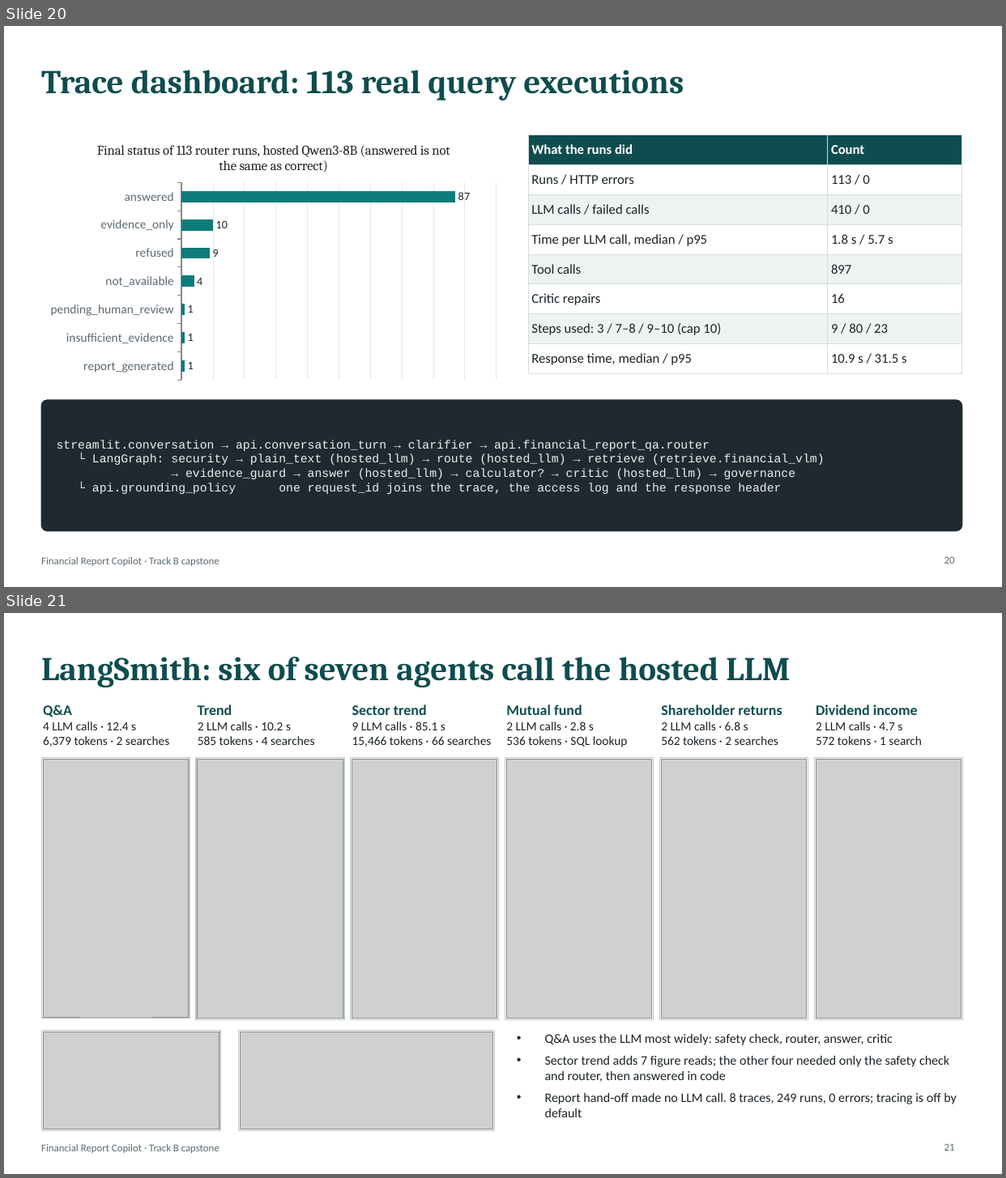
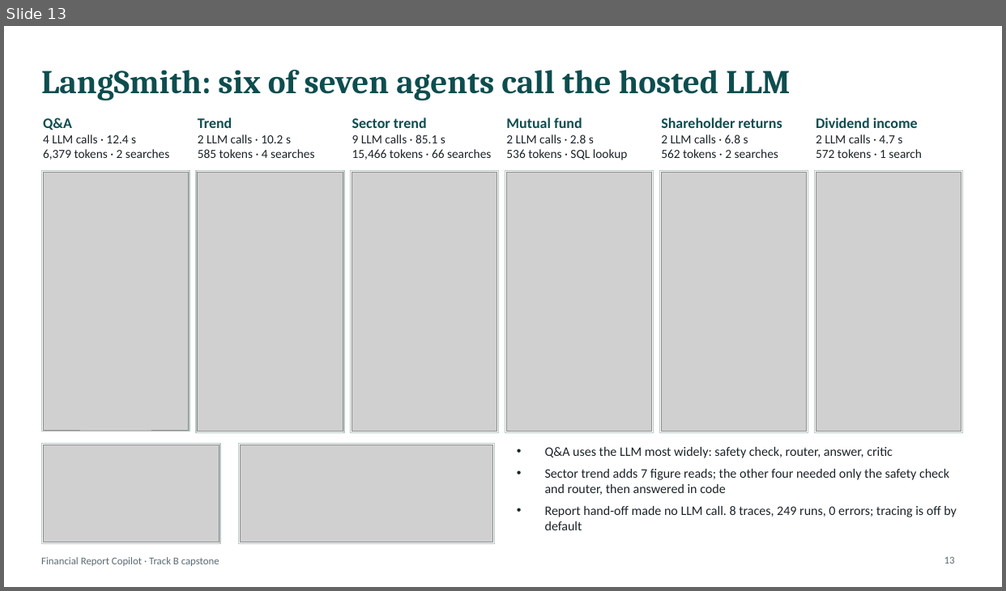
Before and after one commit to rama159065/Capstone, a slide deck: Financial_Report_Copilot_Technical_Deck.pptx. Shown one above the other, each under a label of ours: slides 20 and 21 before the commit, slide 13 after it. The pictures are 1006x1178 and 1006x591 pixels, drawn with LibreOffice and Linux fonts; fonts in the diff are those of the drawing; grey boxes stand for pictures. Boxes give left, top, right and bottom in pixels: in the first picture for what was removed or moved away, otherwise in the second. Text is boxed around its words. In the diff, an @@ line names an element or a change of style, - is before the commit and + after.

```diff
--- a/Financial_Report_Copilot_Technical_Deck.pptx
+++ b/Financial_Report_Copilot_Technical_Deck.pptx
@@ slide 20 removed at box(4, 26, 1002, 587), background #FFFFFF; not listed: 1 template element that a slide beside it also shows @@
@@ title removed at box(41, 70, 684, 101) @@
-Trace dashboard: 113 real query executions
@@ bar chart removed at box(41, 130, 505, 386) @@
-title "Final status of 113 router runs, hosted Qwen3-8B (answered is not the same as correct)"
-categories: report_generated, insufficient_evidence, pending_human_review, not_available, refused, evidence_only, answered
-Series 1: 1, 1, 1, 4, 9, 10, 87
@@ table removed at box(528, 135, 962, 369), 8 rows, 2 columns @@
-What the runs did | Count
-Runs / HTTP errors | 113 / 0
-LLM calls / failed calls | 410 / 0
-Time per LLM call, median / p95 | 1.8 s / 5.7 s
-Tool calls | 897
-Critic repairs | 16
-Steps used: 3 / 7–8 / 9–10 (cap 10) | 9 / 80 / 23
-Response time, median / p95 | 10.9 s / 31.5 s
@@ rounded rectangle removed at box(41, 400, 962, 531) @@
@@ text removed at box(57, 440, 825, 494) @@
-streamlit.conversation → api.conversation_turn → clarifier → api.financial_report_qa.router
-└ LangGraph: security → plain_text (hosted_llm) → route (hosted_llm) → retrieve (retrieve.financial_vlm)
-→ evidence_guard → answer (hosted_llm) → calculator? → critic (hosted_llm) → governance
-└ api.grounding_policy one request_id joins the trace, the access log and the response header
@@ page number removed at box(944, 557, 955, 564) @@
-20
@@ what was slide 21 is now slide 13 @@
@@ page number at box(944, 557, 955, 564): text changed @@
-21
+13
```
Also in this commit, not shown: 14 slides changed, 1 slide added, 16 other slides removed, 1 other file.
